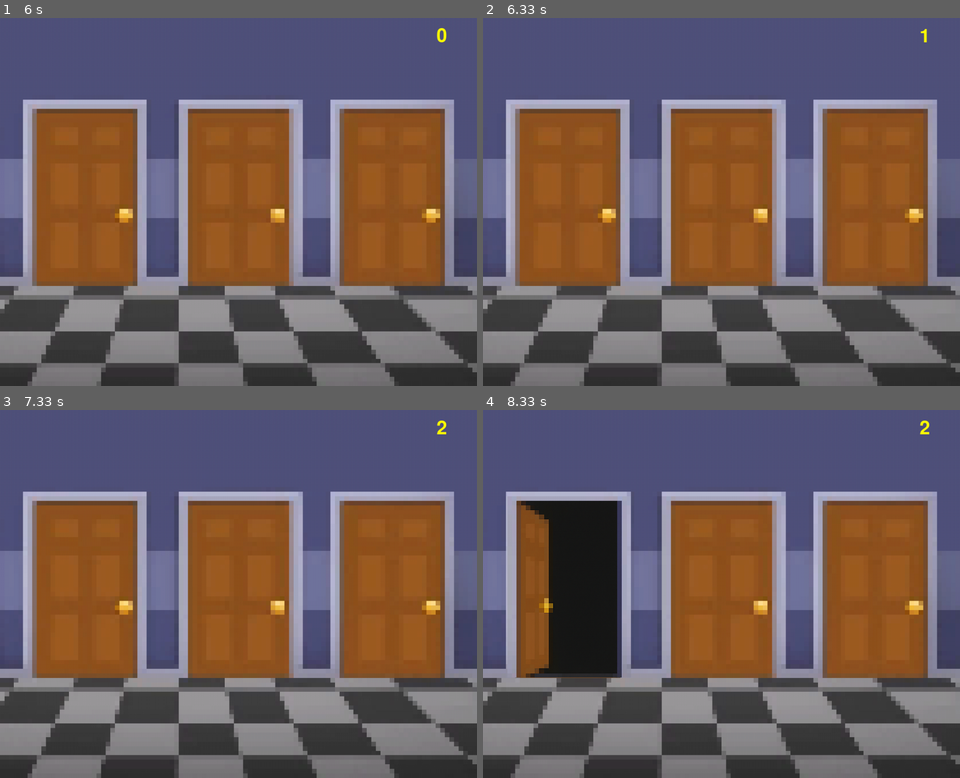
Above: before the commit, frames 1-4 (two rows, left to right).
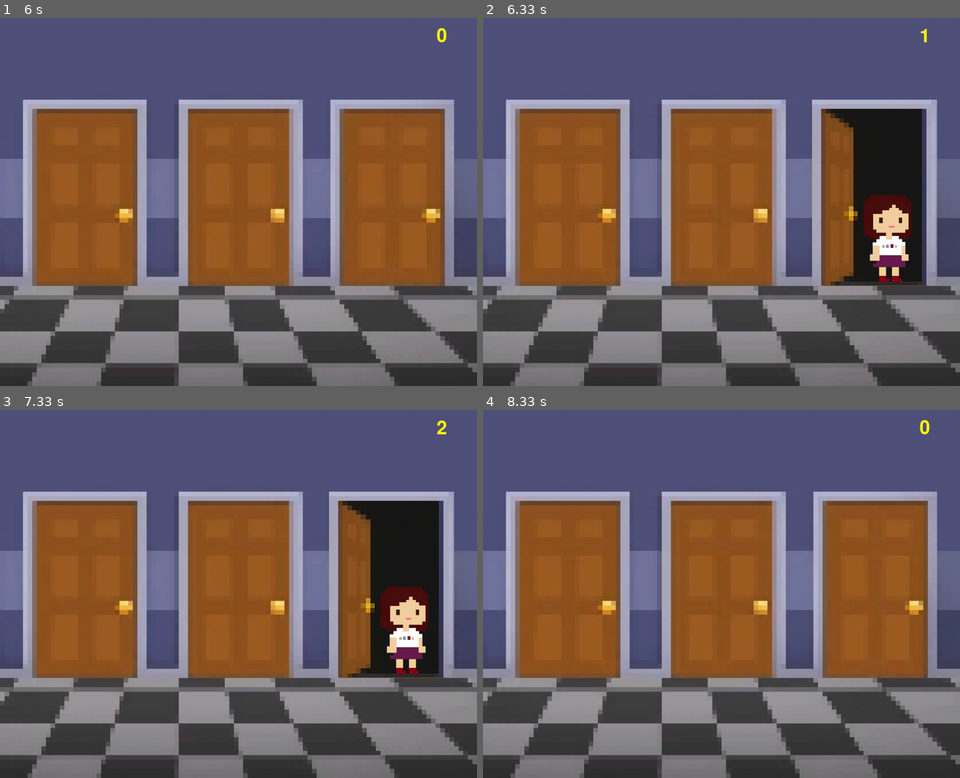
Above: after the commit, the same moments.

Repository: Natalia-Diaz31/-Soul-the-Hidden-Haydee-
Game: pygame game, started from Soul and The Hidden Haydee!/main.py
The game is run twice, just before and just after one commit, with the same random seed, the same clock (stepped at 60 frames per second) and the same inputs.
Inputs (mouse positions are in pixels of both pictures, inside the frame that each line leads up to):
- Up to frame 1 (6 s): click (238, 345) at 0.38 s
- Up to frame 2 (6.33 s): click (874, 202) at 6.22 s
- Up to frame 3 (7.33 s): click (367, 634) at 7.05 s
- Up to frame 4 (8.33 s): click (573, 616) at 7.97 s; click (750, 697) at 8.28 s

Frame 1 is identical in both runs. In frame 2, 9.2% of the frame differs, in the area x 69-95%, y 22-73%; in frame 3, 9.2%; in frame 4, 8.9%.

Commit message:
Volví a actualizar
se corrigieron errores de juego

Diff:
--- a/Soul and The Hidden Haydee!/Juego.py
+++ b/Soul and The Hidden Haydee!/Juego.py
@@ -54,6 +54,24 @@
                         if i == correcta:
                             puntaje += 1
 
+                            # Mostrar a Haydee en la puerta correcta antes de reiniciar
+                            rect_haydee = puerta_haydee.get_rect(center=puertas[i].center)
+                            rect_haydee.y -= 22
+                            pantalla.blit(background, (0, 0))
+                            for j, p in enumerate(puertas):
+                                if abiertas[j]:
+                                    if j == correcta:
+                                        pantalla.blit(puerta_haydee, rect_haydee)
+                                    else:
+                                        rect_abierta = puerta_abierta.get_rect(center=p.center)
+                                        rect_abierta.y -= 22
+                                        pantalla.blit(puerta_abierta, rect_abierta)
+                            texto = fuente.render(str(puntaje), True, (255, 255, 0))
+                            pantalla.blit(texto, (950, 20))
+                            pygame.display.flip()
+
+                            pygame.time.delay(800)  # 👈 Pausa para que se vea Haydee
+
                         # Como sumamos un punto reiniciamos las puertas y podremos elegir una nueva.
                             abiertas = [False, False, False]
                             correcta = random.randint(0, 2)
@@ -64,6 +82,10 @@
 
                         else:
                             Perdiste.mostrar_perdiste(pantalla) #Aquí llamamos la pantalla de perdiste
+                            puntaje=0 # reiniciamos el puntaje
+                            abiertas = [False, False, False]  # cerramos puertas
+                            correcta = random.randint(0, 2)   # nueva puerta correcta
+
 
         pantalla.blit(background, (0, 0))
 
--- a/Soul and The Hidden Haydee!/Victoria.py
+++ b/Soul and The Hidden Haydee!/Victoria.py
@@ -2,7 +2,7 @@
 
 def mostrar_victoria(pantalla):
     background = pygame.image.load("victoria.png").convert()
-    volver_jugar= pygame.Rect(300, 656, 430, 120)
+    volver_jugar= pygame.Rect(200, 470, 635, 200)
 
     esperando = True
     while esperando:
--- a/Soul and The Hidden Haydee!/main.py
+++ b/Soul and The Hidden Haydee!/main.py
@@ -2,7 +2,6 @@
 from Inicio import mostrar_inicio
 from Introduccion import mostrar_introduccion
 from Juego import jugar_nivel
-from Victoria import mostrar_victoria
 
 pygame.init()
 pantalla = pygame.display.set_mode((1038, 802))
@@ -16,6 +15,3 @@
 
 # Luego mostramos el juego
 jugar_nivel(pantalla)
-
-# Finalmente mostramos la pantalla de victoria
-mostrar_victoria(pantalla)
